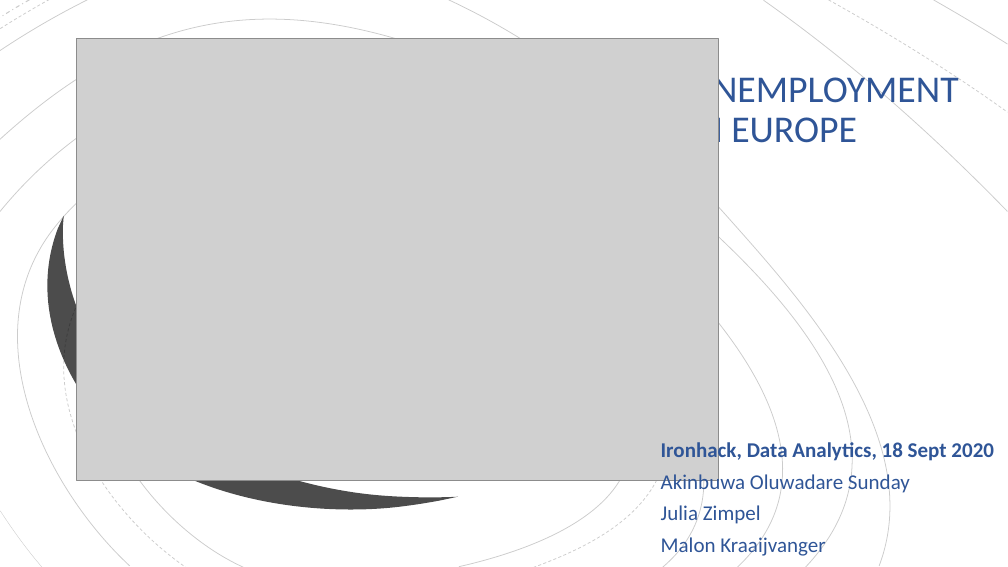
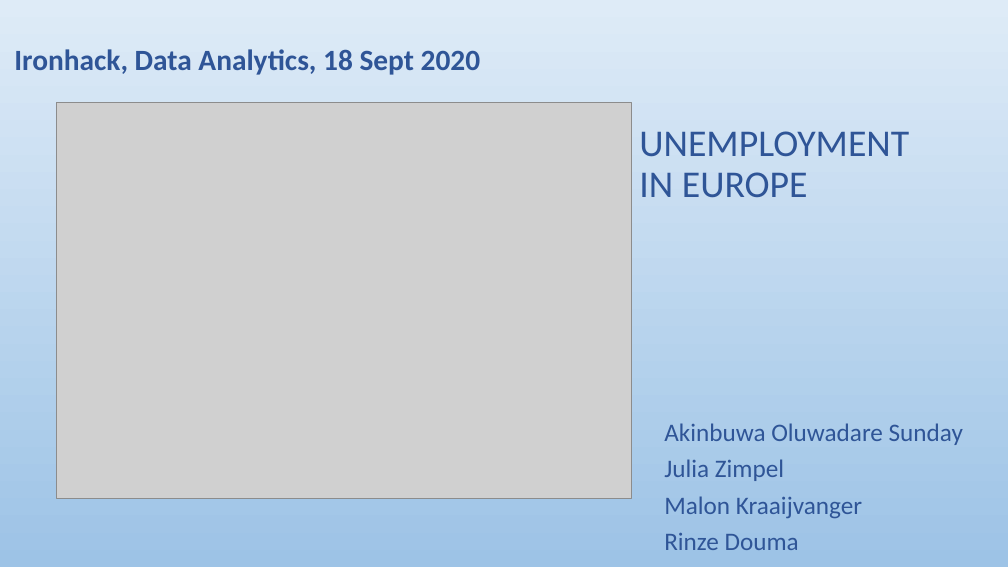
Before and after one commit to Malonk/unemployment_stats, a slide deck: slide 1 of data/output/unemployment_europe20200915.pptx. Drawn at 1008x567 pixels with LibreOffice and Linux fonts; fonts in the diff are those of the drawing; grey boxes stand for pictures. Boxes give left, top, right and bottom in pixels: in the first picture for what was removed or moved away, otherwise in the second. Text is boxed around its words. In the diff, an @@ line names an element or a change of style, - is before the commit and + after.

```diff
--- a/data/output/unemployment_europe20200915.pptx
+++ b/data/output/unemployment_europe20200915.pptx
@@ background #FFFFFF to gradient #DEEBF7 to #9DC3E6 @@
@@ freeform shape removed at bbox=[0, 0, 917, 567] @@
@@ freeform shape removed at bbox=[0, 0, 88, 51] @@
@@ freeform shape removed at bbox=[0, 0, 49, 29] @@
@@ freeform shape removed at bbox=[0, 0, 29, 17] @@
@@ freeform shape removed at bbox=[448, 0, 927, 566] @@
@@ freeform shape removed at bbox=[764, 0, 1008, 211] @@
@@ freeform shape removed at bbox=[829, 0, 1008, 113] @@
@@ freeform shape removed at bbox=[934, 0, 1008, 44] @@
@@ freeform shape removed at bbox=[0, 45, 854, 567] @@
@@ text added at bbox=[14, 49, 481, 75], 28 pt, text #2F5597, bold @@
+Ironhack, Data Analytics, 18 Sept 2020
@@ freeform shape removed at bbox=[0, 107, 775, 567] @@
@@ picture: place and size @@
-picture at bbox=[76, 39, 718, 480]
+picture at bbox=[57, 102, 632, 498]
@@ title "UNEMPLOYMENT IN EUROPE" rewrapped from bbox=[689, 70, 959, 152] to bbox=[639, 131, 909, 197] @@
@@ freeform shape removed at bbox=[20, 147, 685, 567] @@
@@ freeform shape removed at bbox=[32, 152, 458, 567] @@
@@ freeform shape removed at bbox=[55, 166, 665, 567] @@
@@ text "Akinbuwa Oluwadare Sunday": place and size @@
-text "Akinbuwa Oluwadare Sunday" at bbox=[661, 440, 994, 557]
+text "Akinbuwa Oluwadare Sunday" at bbox=[664, 423, 963, 550]
@@ text "Akinbuwa Oluwadare Sunday" at bbox=[664, 423, 963, 550]: size 20 to 24 pt @@
@@ text at bbox=[661, 440, 994, 464]: paragraph removed @@
-Ironhack, Data Analytics, 18 Sept 2020
@@ freeform shape removed at bbox=[0, 511, 42, 567] @@
```
Also in this commit, not shown: 5 other slides changed, 1 slide added, 1 slide removed, 6 other files.
